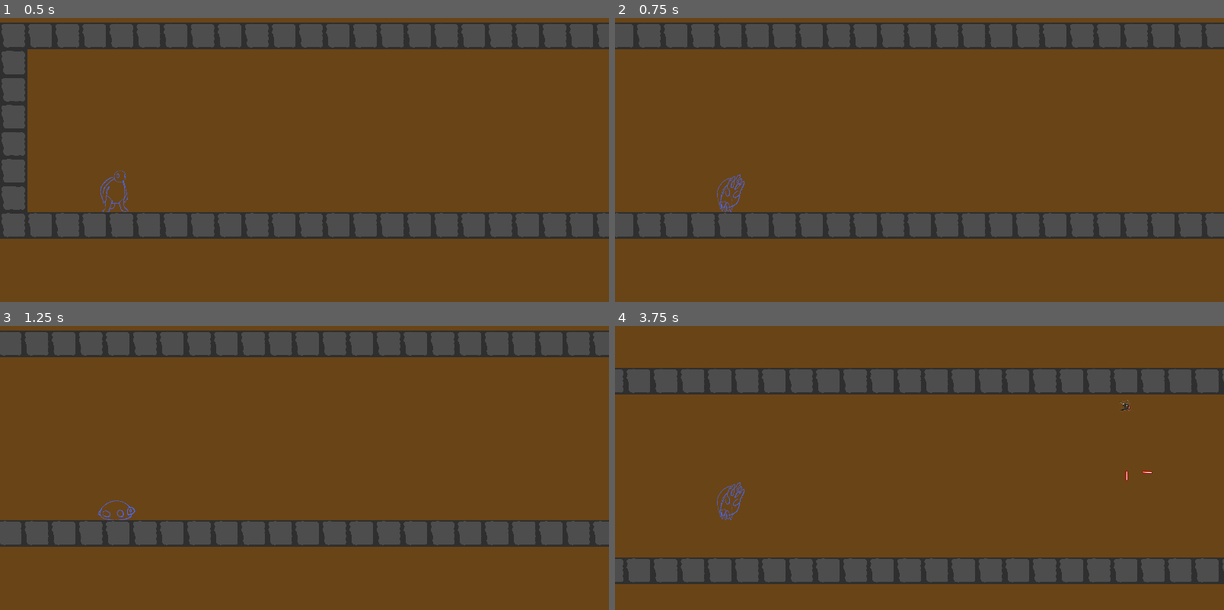
Above: before the commit, frames 1-4 (two rows, left to right).
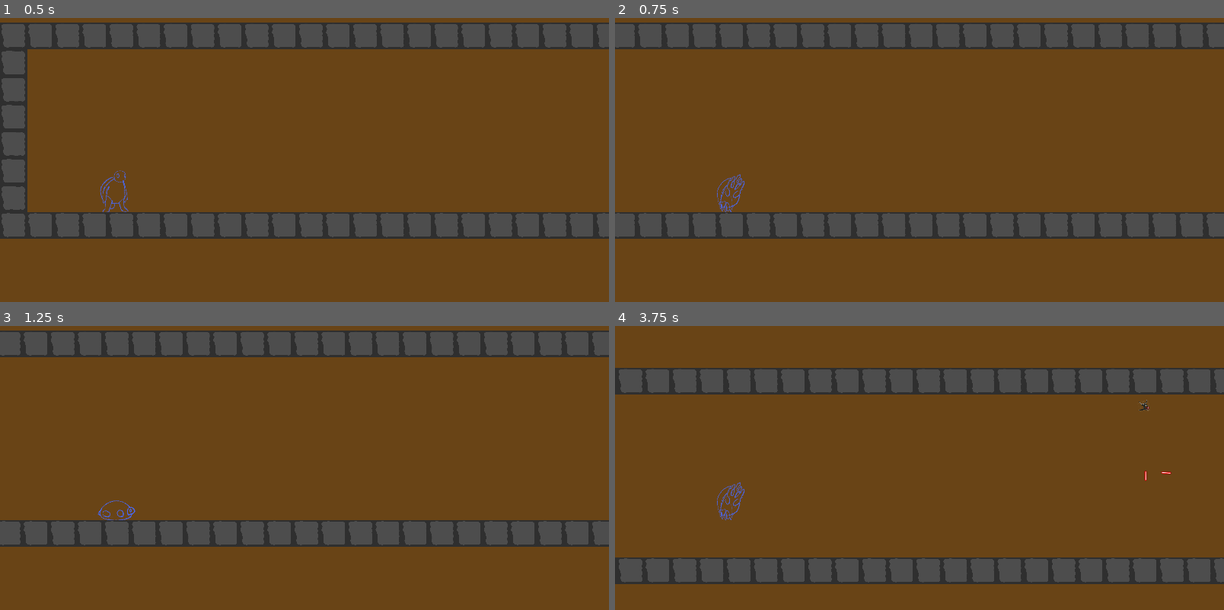
Above: after the commit, the same moments.

Repository: isterkvarn/operation_shell_shock
Game: Godot game, scene res://levels/demo_level.tscn
The game is run twice, just before and just after one commit, with the same random seed, the same clock (stepped at 60 frames per second) and the same inputs.
Inputs:
- Up to frame 1 (0.5 s): no input
- Up to frame 2 (0.75 s): tap Enter at 0.5 s; hold D (ss_right) from 0.53 s (still down); tap J (switch_state) at 0.6 s
- Up to frame 3 (1.25 s): keep holding D (ss_right); tap W (ss_jump) at 0.77 s
- Up to frame 4 (3.75 s): tap J (switch_state) every 0.75 s from 1.35 to 3.6 s; tap W (ss_jump) at 1.52, 3.02 s; release D (ss_right) at 2.03 s; hold A (ss_left) 2.03-2.78 s; hold D (ss_right) from 2.78 s (still down)

Frame 1 is identical in both runs. In frame 2, 1.4% of the frame differs, in the area x 0-99%, y 2-78%; in frame 3, 1.1%; in frame 4, 6.2%, in the area x 0-100%, y 15-91%.

Commit message:
little fine tune in player

Diff:
--- a/player/player.gd
+++ b/player/player.gd
@@ -15,7 +15,7 @@
 
 @onready var sprite = $AnimatedSprite2D
 
-const IN_SHELL_SLOW = 300
+const IN_SHELL_SLOW = 1500
 
 
 func _ready():
@@ -74,7 +74,8 @@
 #	velocity.x = direction * _current_speed
 	if velocity.x != 0 and is_on_floor():
 		velocity.x -= velocity.x/abs(velocity.x) * IN_SHELL_SLOW * delta
-	elif velocity.x > -IN_SHELL_SLOW and velocity.x < IN_SHELL_SLOW:
+
+	if velocity.x > -IN_SHELL_SLOW*delta*2 and velocity.x < IN_SHELL_SLOW*delta*2:
 		velocity.x = 0
 
 func hit_by_bullet():
